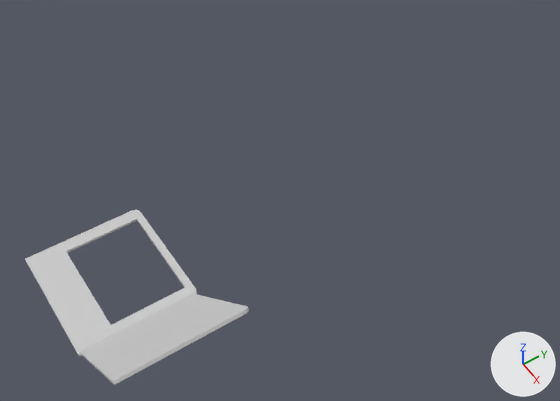
A saved change to the Blender file client/Data/QE II/Churchill/Churchill objects.blend.
Rendered twice from a 50 mm camera at (10.48, -7.94, 8.75) aimed at (4.02, -3.68, 0.3). The lights are fixed; the arrows at lower right show +X, +Y and +Z.
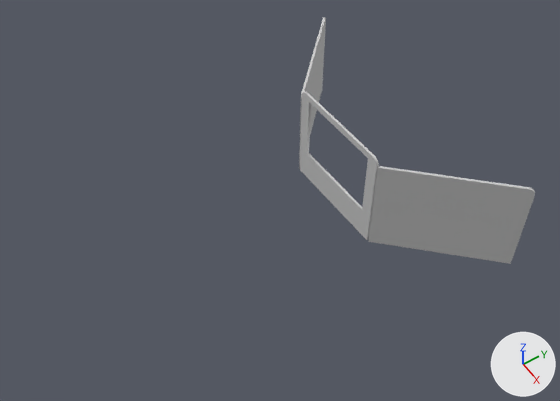
Where the newer file only moved an object's origin or applied its transform, the numbers keep the older frame.

Changed parts and their boxes [x1, y1, x2, y2] in the pictures (560 x 401 px; the box of a moved part takes in the faces that stretch with it):
```json
{"object": "Curve", "change": "moved, turned", "before": [80, 294, 249, 385], "after": [368, 166, 535, 264]}
{"object": "Curve.001", "change": "mesh turned", "before": [25, 210, 197, 357], "after": [300, 92, 379, 240]}
{"object": "Curve.002", "change": "added", "after": [299, 17, 326, 169]}
{"part": 1, "of": "me_set_side", "change": "moved or reshaped", "before": [80, 294, 249, 385], "after": [299, 17, 535, 264]}
```

Edits to the scene script, one JSON object a line:
```json
{"block": "me_central_set", "where": "me_central_set.from_pydata(...)  # 240 vertices, 180 faces; spans x 2.75..4.63, y -7.19..-5.42, z -0.02..0.02"}
{"block": "me_central_set", "where": "# used by ob_curve_001; location = (0.0, 0.0, 0.0)"}
{"block": "me_central_set", "change": "me_central_set part 2: the whole mesh is turned 90 degrees about the x axis through its middle, then moved by (0.0, 3.9, 0.06)"}
{"block": "me_set_side", "where": "me_set_side.from_pydata(...)  # 148 vertices, 107 faces; spans x 3.54..5.77, y -9.46..-7.79, z -0.02..0.02"}
{"block": "me_set_side", "where": "# used by ob_curve; location = (2.11, 2.3, -2.49); rotation_euler = (0.0, -0.785, 0.0), in degrees (0, -45, 0)"}
{"block": "me_set_side", "change": "me_set_side part 1: the whole mesh is moved by (-4.66, 8.63, 0.0)"}
{"op": "set", "path": "ob_curve.location", "old": "(2.11, 2.3, -2.49)", "new": "(5.44, -1.62, 0.0)"}
{"op": "set", "path": "ob_curve.rotation_euler", "old": "(0.0, -0.785, 0.0)", "new": "(1.571, 0.0, 0.785)", "note": "degrees (0, -45, 0) -> degrees (90, 0, 45)"}
{"op": "add", "block": "ob_curve_002", "code": ["ob_curve_002 = bpy.data.objects.new('Curve.002', me_set_side)", "ob_curve_002.location = (1.94, -1.63, 0.0)", "ob_curve_002.rotation_euler = (1.571, 0.0, 2.356)  # degrees (90, 0, 135)"]}
```
